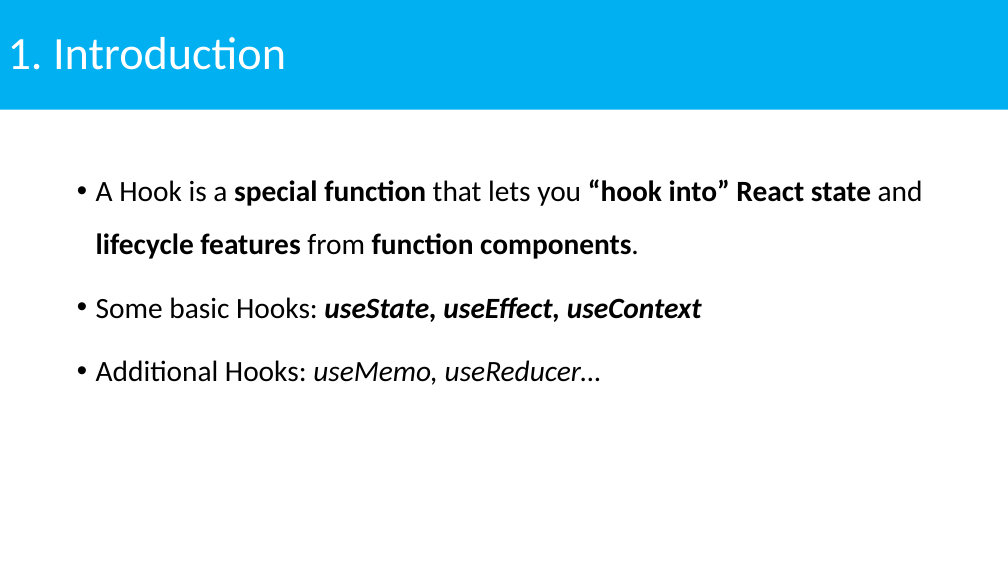
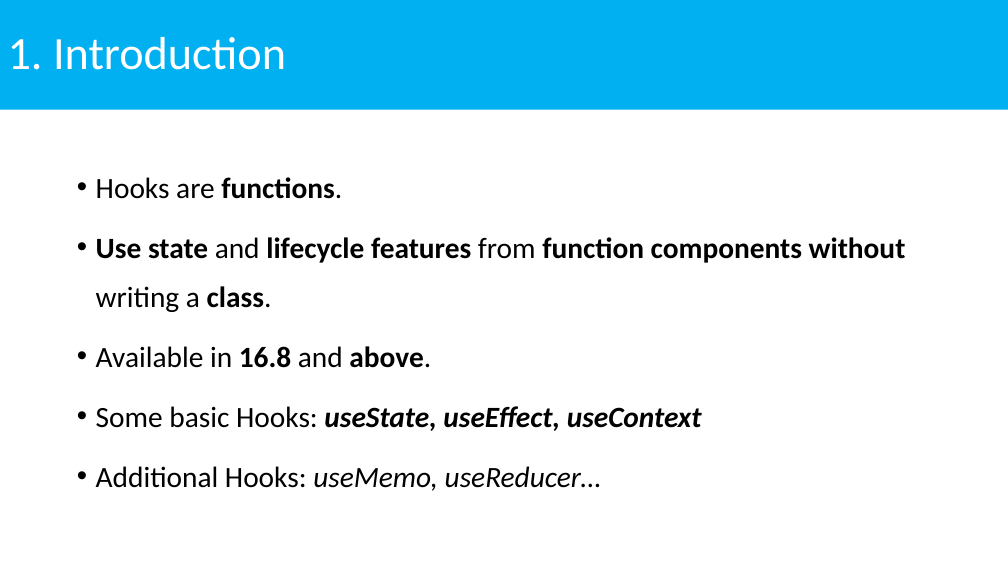
Before and after one commit to NhanHoang8195/react-hook-demo, a slide deck: slide 3 of ReactHooks.pptx. Drawn at 1008x567 pixels with LibreOffice and Linux fonts; fonts in the diff are those of the drawing. Boxes give left, top, right and bottom in pixels: in the first picture for what was removed or moved away, otherwise in the second. Text is boxed around its words. In the diff, an @@ line names an element or a change of style, - is before the commit and + after.

```diff
--- a/ReactHooks.pptx
+++ b/ReactHooks.pptx
@@ text at (96,177,906,368): text changed @@
-• A Hook is a special function that lets you “hook into” React state and lifecycle features from function components.
+• Hooks are functions.
+• Use state and lifecycle features from function components without writing a class.
+• Available in 16.8 and above.
@@ text at (96,406,702,491): line spacing 1.5 to 1.4 @@
```
Also in this commit, not shown: 1 other slide changed, 2 other files.
